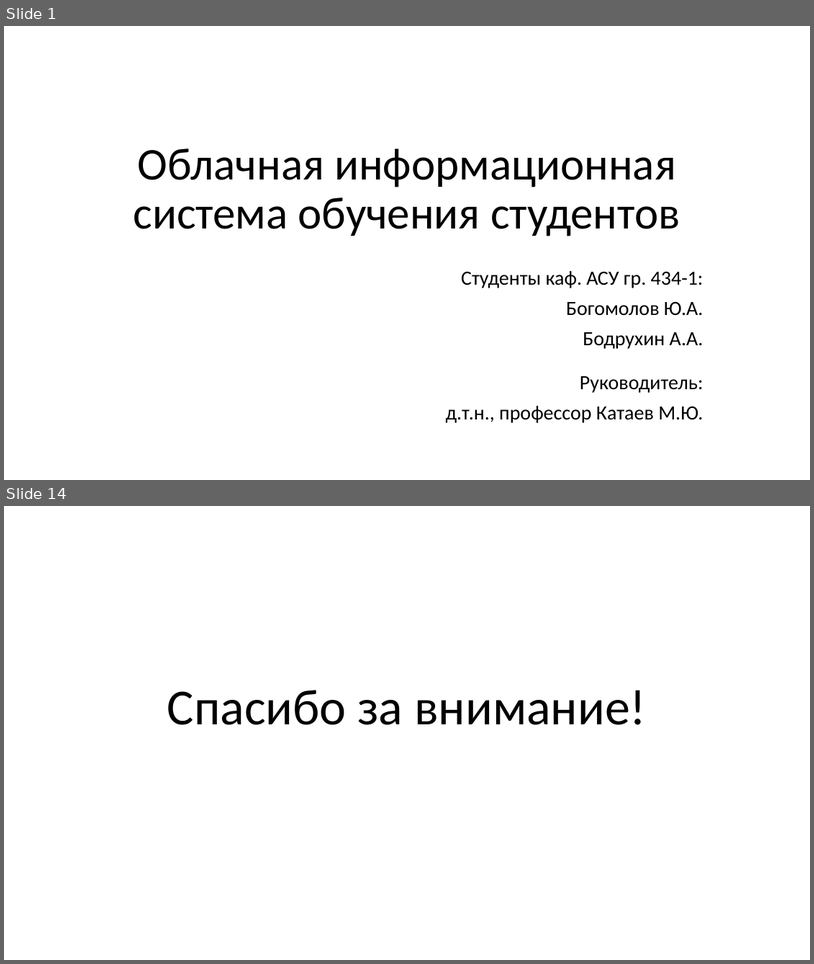
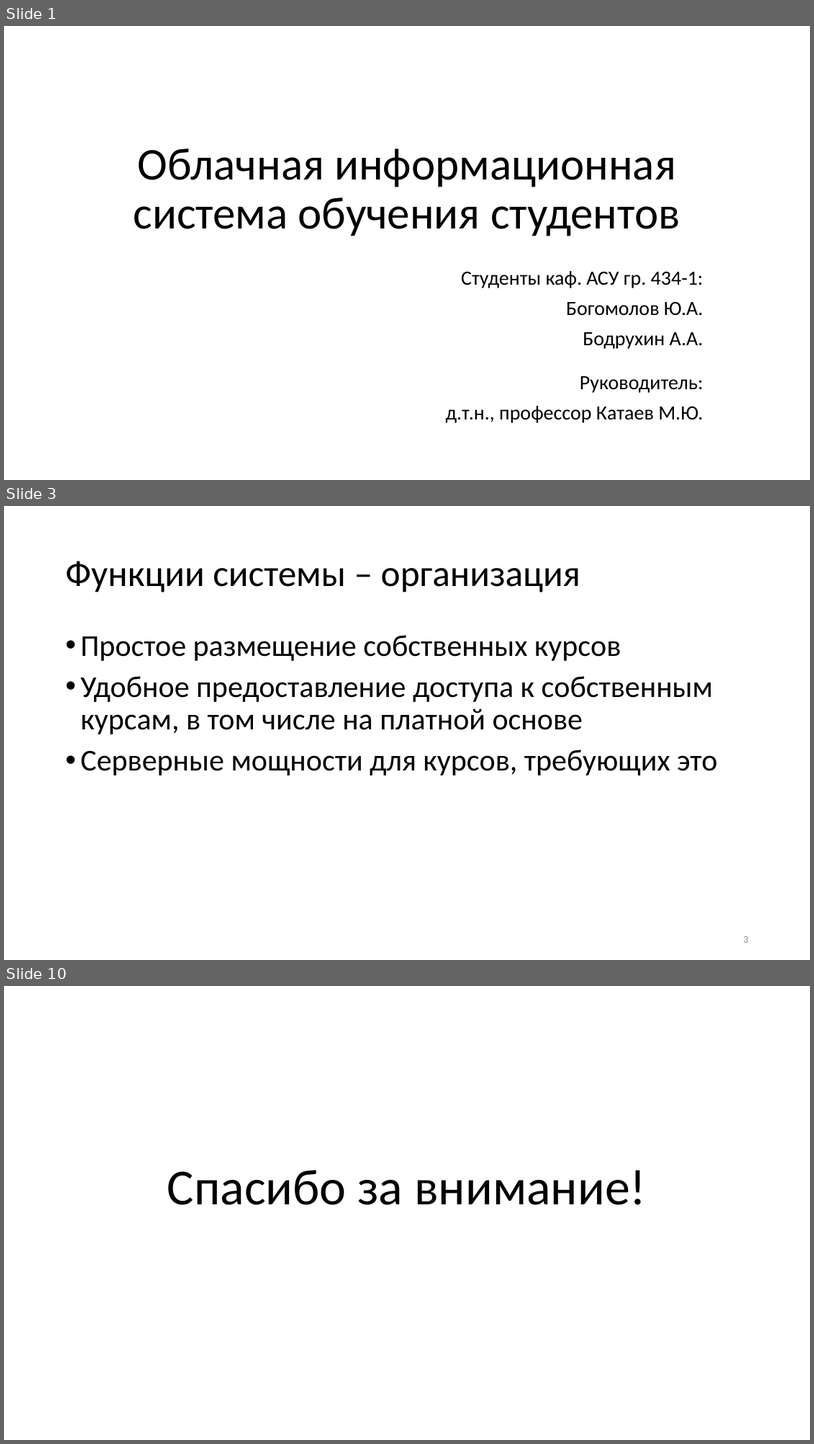
Before and after one commit to KerkDovan/GPO, a slide deck: Конференции/7. Научная сессия ТУСУР 2018/Выступление/Презентация.pptx. Shown one above the other, each under a label of ours: slides 1 and 14 before the commit, slides 1, 3 and 10 after it; the slides between them are not shown. The pictures are 814x964 and 814x1444 pixels, drawn with LibreOffice and Linux fonts; fonts in the diff are those of the drawing. Boxes give left, top, right and bottom in pixels: in the first picture for what was removed or moved away, otherwise in the second. Text is boxed around its words. In the diff, an @@ line names an element or a change of style, - is before the commit and + after.

```diff
--- a/Конференции/7. Научная сессия ТУСУР 2018/Выступление/Презентация.pptx
+++ b/Конференции/7. Научная сессия ТУСУР 2018/Выступление/Презентация.pptx
@@ slide 3 added at [4, 506, 810, 960], background #FFFFFF @@
@@ title added at [65, 561, 581, 592], 44 pt, text #000000 @@
+Функции системы – организация
@@ text added at [80, 635, 718, 775], 36 pt, text #000000 @@
+• Простое размещение собственных курсов
+• Удобное предоставление доступа к собственным курсам, в том числе на платной основе
+• Серверные мощности для курсов, требующих это
@@ page number added at [743, 936, 748, 942], 12 pt, text #8C8C8C @@
+3
@@ what was slide 14 is now slide 10 @@
```
Also in this commit, not shown: 1 slide changed, 6 other slides added, 11 slides removed, 20 other files.
